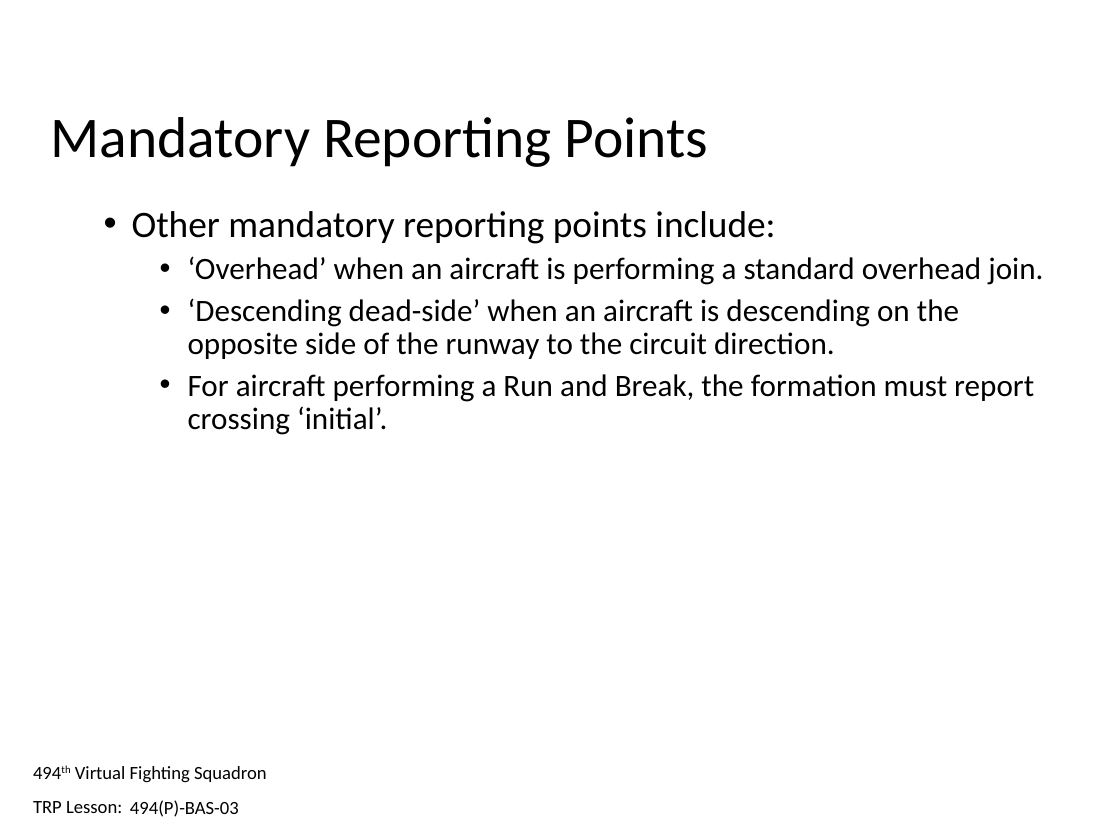
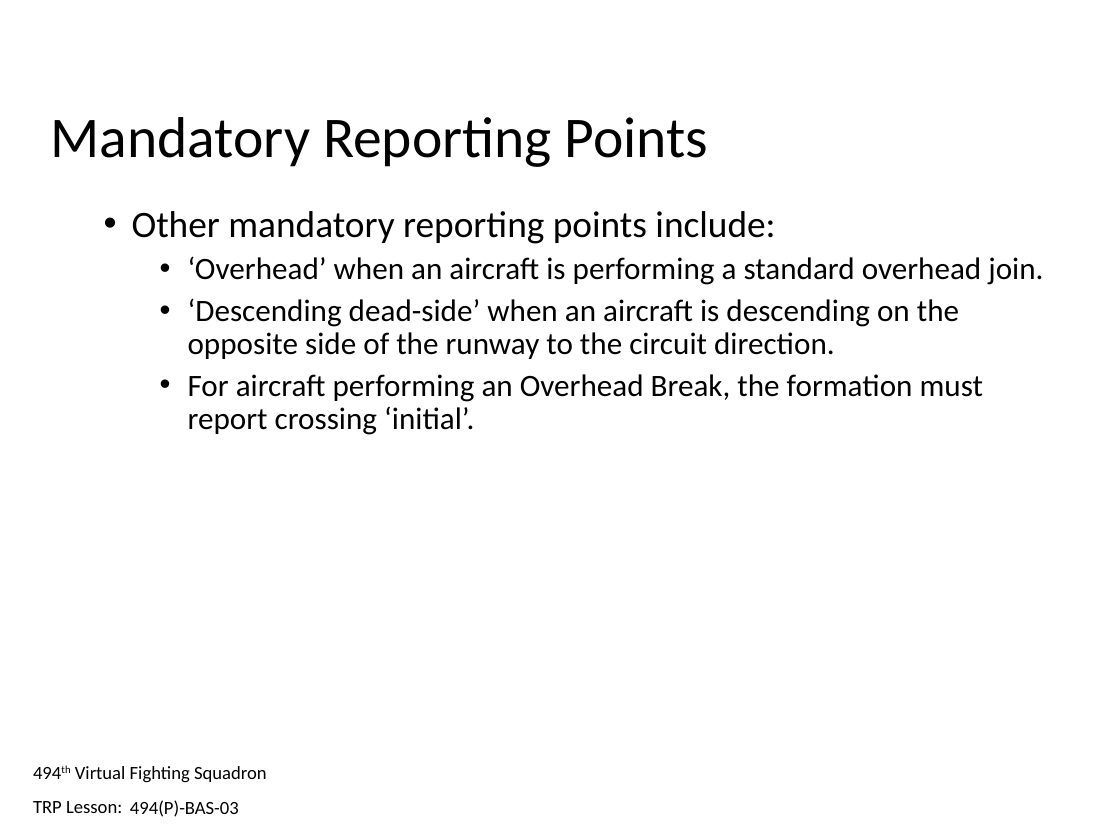
Before and after one commit to 132nd-vWing/132-TRP-494, a slide deck: slide 16 of TRP/BAS/BAS-03/494(P)-BAS-03 - Trainee Presentation.pptx. Drawn at 1120x840 pixels with LibreOffice and Linux fonts; fonts in the diff are those of the drawing; background and template pictures are left out. Boxes give left, top, right and bottom in pixels: in the first picture for what was removed or moved away, otherwise in the second. Text is boxed around its words. In the diff, an @@ line names an element or a change of style, - is before the commit and + after.

Commit message:
Renamed Run and Break to OHB. Completed BAS04.

```diff
--- a/TRP/BAS/BAS-03/494(P)-BAS-03 - Trainee Presentation.pptx
+++ b/TRP/BAS/BAS-03/494(P)-BAS-03 - Trainee Presentation.pptx
@@ text at (188, 374, 984, 435): text changed @@
-  • For aircraft performing a Run and Break, the formation must report crossing ‘initial’.
+  • For aircraft performing an Overhead Break, the formation must report crossing ‘initial’.
```
Also in this commit, not shown: 3 other slides changed, 3 other files.
